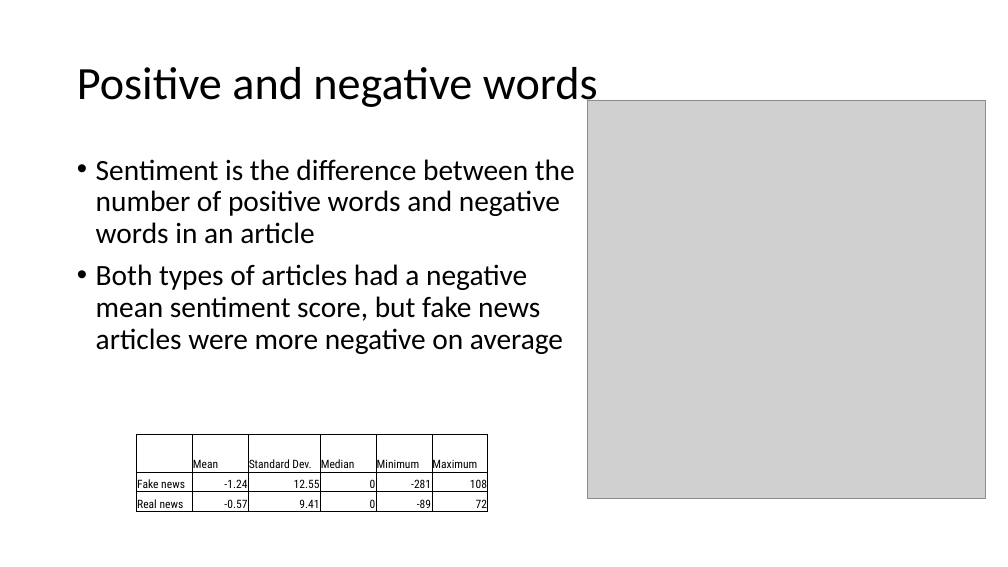
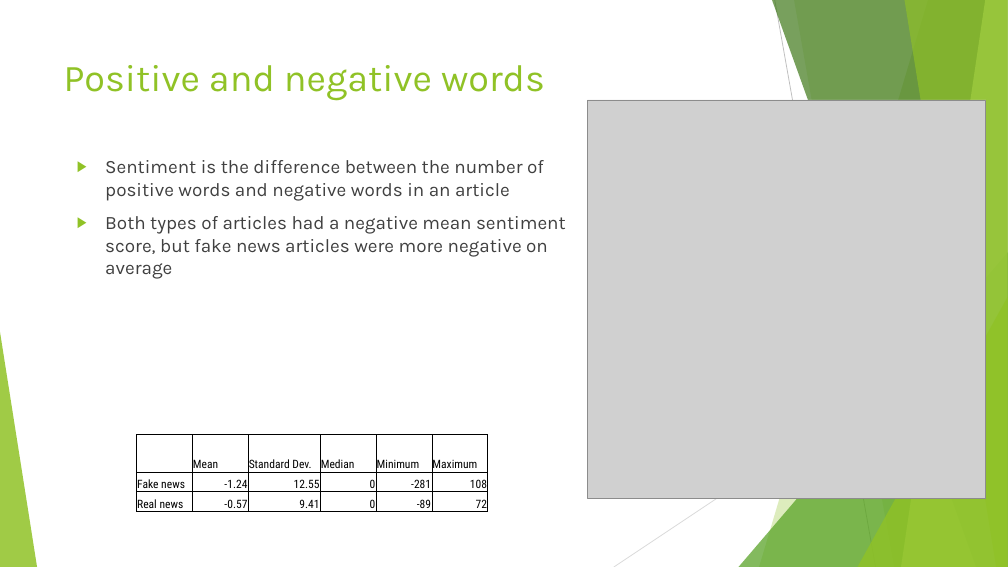
Before and after one commit to gwustudent123/csci_6221, a slide deck: slide 5 of Demo/Fake news detection with R.pptx (slide 4 before the commit). Drawn at 1008x567 pixels with LibreOffice and Linux fonts; fonts in the diff are those of the drawing; grey boxes stand for pictures. Boxes give left, top, right and bottom in pixels: in the first picture for what was removed or moved away, otherwise in the second. Text is boxed around its words. In the diff, an @@ line names an element or a change of style, - is before the commit and + after.

```diff
--- a/Demo/Fake news detection with R.pptx
+++ b/Demo/Fake news detection with R.pptx
@@ title "Positive and negative words": place and size @@
-title "Positive and negative words" at <box>77,67,598,111</box>
+title "Positive and negative words" at <box>64,65,545,101</box>
@@ title "Positive and negative words" at <box>64,65,545,101</box>: size 44 to 36 pt, font Calibri to Karla, text colour #000000 to #90C226; line spacing 0.9 to 1; vertical alignment middle to top @@
@@ text "Sentiment is the difference between ..." at <box>105,160,566,279</box>: size 28 to 18 pt, font Calibri to Karla, text colour #000000 to #404040; bullet • to ▶; line spacing 0.9 to 1 @@
@@ group added at <box>0,0,1008,567</box>: 5 freeform shapes, 3 triangles, 2 lines @@
```
Also in this commit, not shown: 6 other slides changed.
